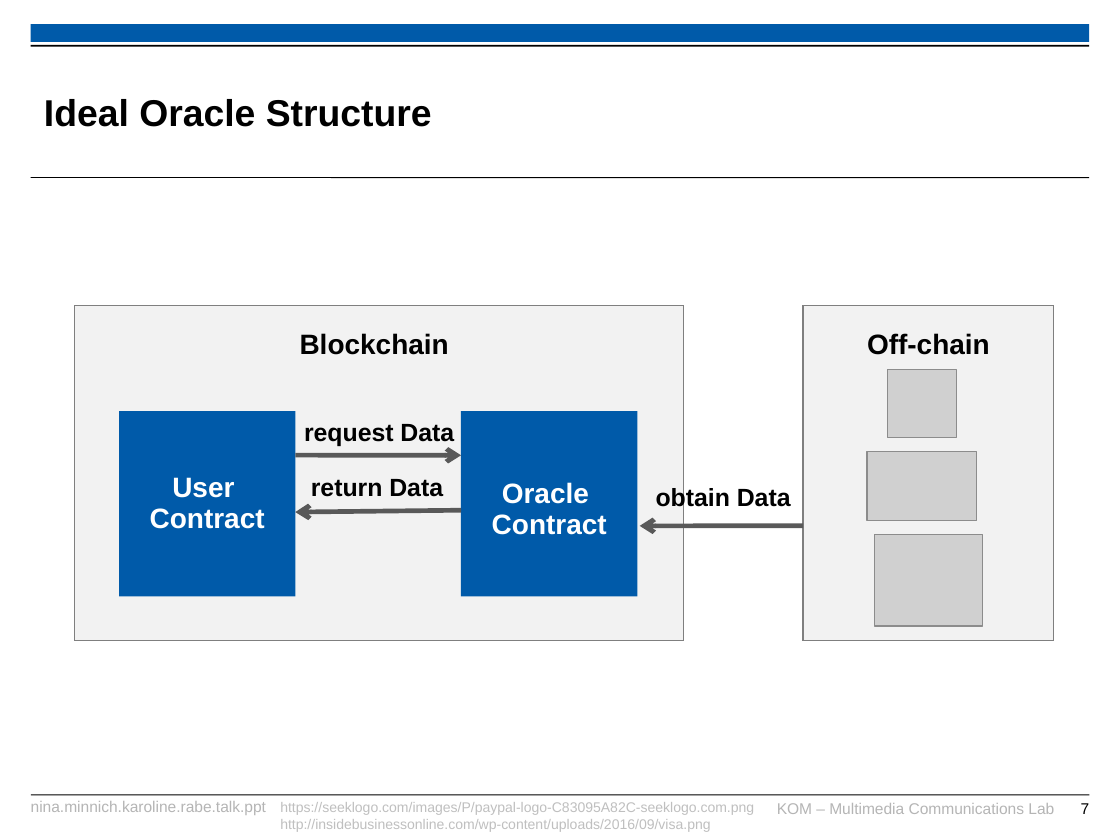
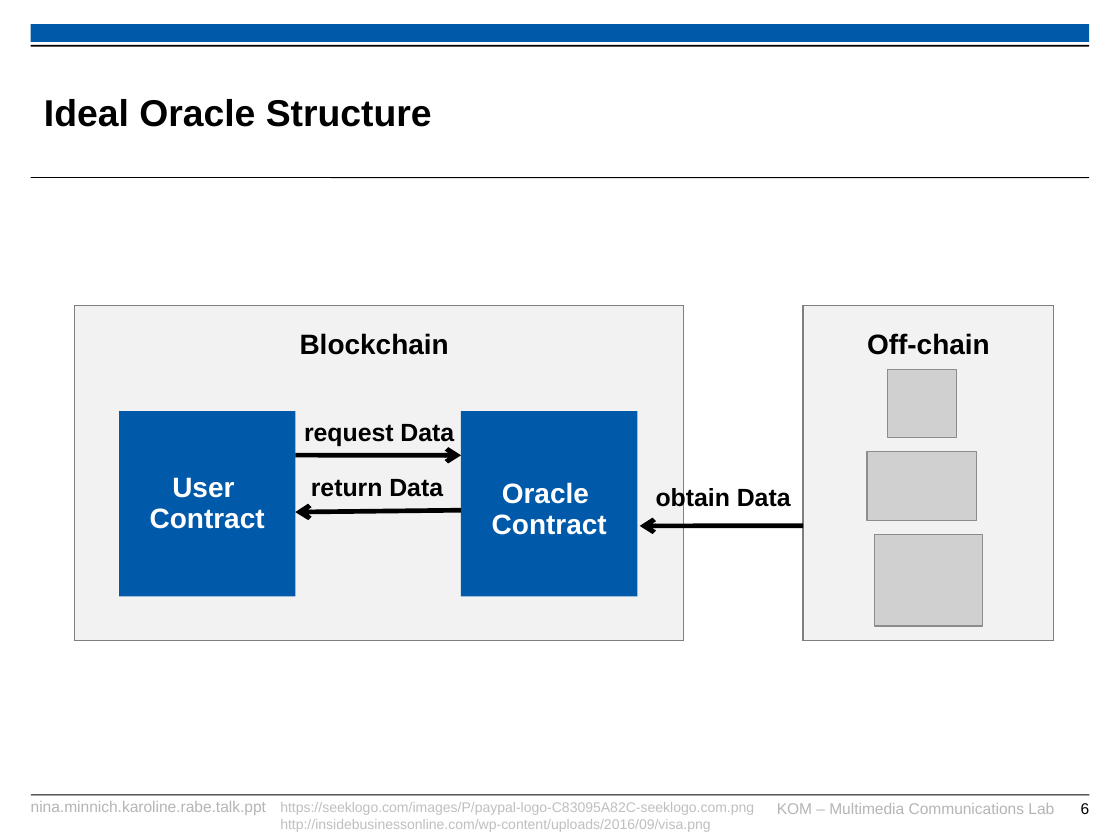
Before and after one commit to karopp/AFTIR, a slide deck: slide 6 of Nina.Minnich.Karoline.Rabe.talk.ppt (slide 7 before the commit). Drawn at 1120x840 pixels with LibreOffice and Linux fonts; fonts in the diff are those of the drawing; grey boxes stand for pictures; background and template pictures are left out. Boxes give left, top, right and bottom in pixels: in the first picture for what was removed or moved away, otherwise in the second. Text is boxed around its words. In the diff, an @@ line names an element or a change of style, - is before the commit and + after.

```diff
--- a/Nina.Minnich.Karoline.Rabe.talk.ppt
+++ b/Nina.Minnich.Karoline.Rabe.talk.ppt
@@ arrow (296, 455) - (461, 455): stroke #595959 3 pt to #000000 3 pt @@
@@ arrow (461, 511) - (296, 512): stroke #595959 3 pt to #000000 3 pt @@
@@ arrow (803, 525) - (640, 526): stroke #595959 3 pt to #000000 3 pt @@
@@ page number at (x1=1081, y1=803, x2=1090, y2=814): text changed @@
-7
+6
```
Also in this commit, not shown: 3 other slides changed, 3 slides removed.
